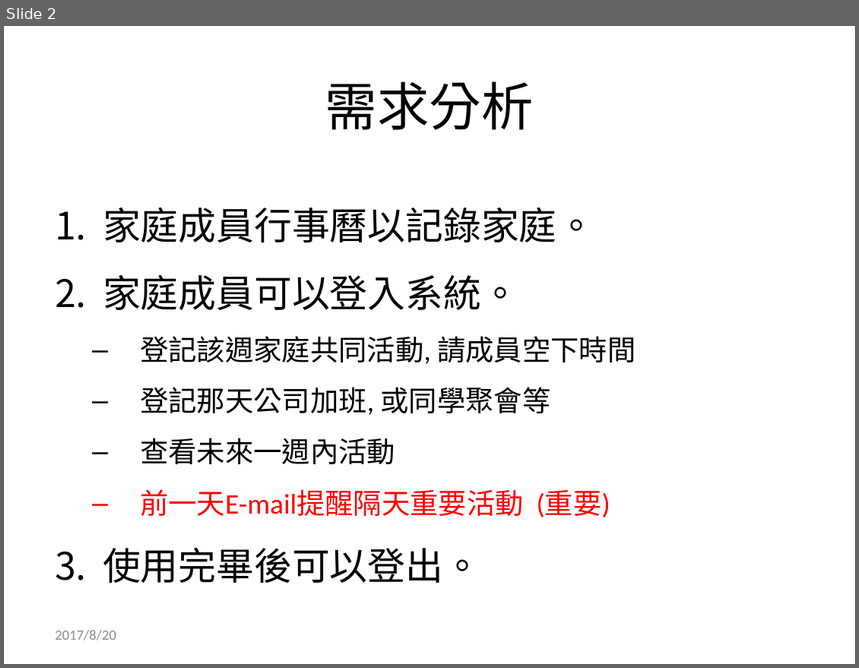
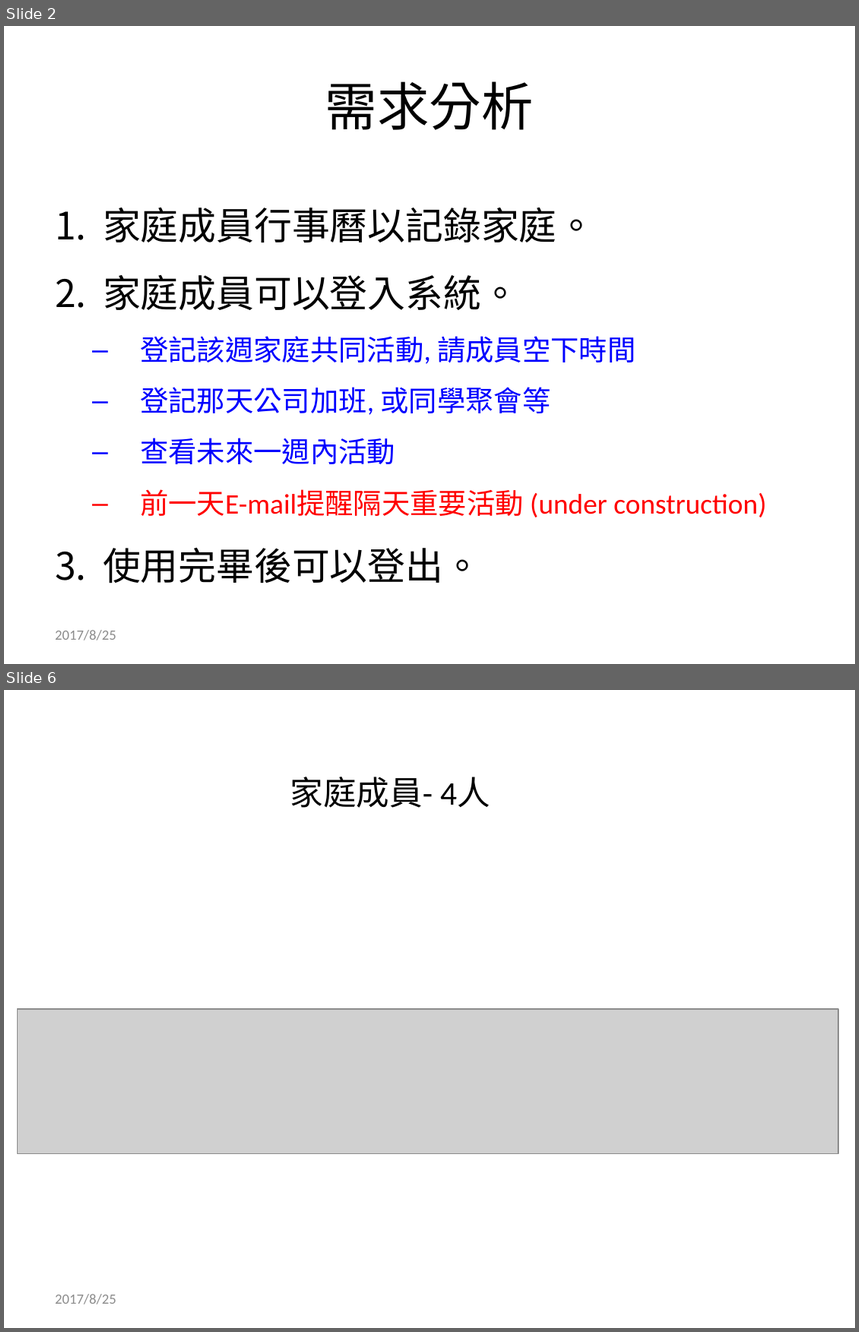
Before and after one commit to AntiAir/PHP_SQL_family_calendar, a slide deck: [287期] PHP MySQL Final Project - 吳志豪.pptx. Shown one above the other, each under a label of ours: slide 2 before the commit, slides 2 and 6 after it; the slides between them are not shown. The pictures are 859x668 and 859x1332 pixels, drawn with LibreOffice and Linux fonts; fonts in the diff are those of the drawing; grey boxes stand for pictures. Boxes give left, top, right and bottom in pixels: in the first picture for what was removed or moved away, otherwise in the second. Text is boxed around its words. In the diff, an @@ line names an element or a change of style, - is before the commit and + after.

```diff
--- a/[287期] PHP MySQL Final Project - 吳志豪.pptx
+++ b/[287期] PHP MySQL Final Project - 吳志豪.pptx
@@ slide 6 added at <box>4,690,855,1328</box>, background #FFFFFF @@
@@ text added at <box>291,777,490,808</box>, 28 pt, text #000000 @@
+家庭成員- 4人
@@ picture added at <box>18,1009,839,1154</box> @@
@@ text added at <box>55,1294,116,1305</box>, 12 pt, text #8C8C8C @@
+2017/8/25
@@ slide 2 changed as well @@
@@ text at <box>140,336,636,465</box>: text colour #000000 to #0000FF in "登記該週家庭共同活動, 請成員空下時間", "登記那天公司加班, 或同學聚會等", "查看未來一週內活動" @@
@@ text at <box>140,490,766,518</box>: text changed @@
-  – 前一天E-mail提醒隔天重要活動 (重要)
+  – 前一天E-mail提醒隔天重要活動 (under construction)
@@ text at <box>55,630,116,641</box>: text changed @@
-2017/8/20
+2017/8/25
```
Also in this commit, not shown: 3 other slides changed, 2 other slides added.
